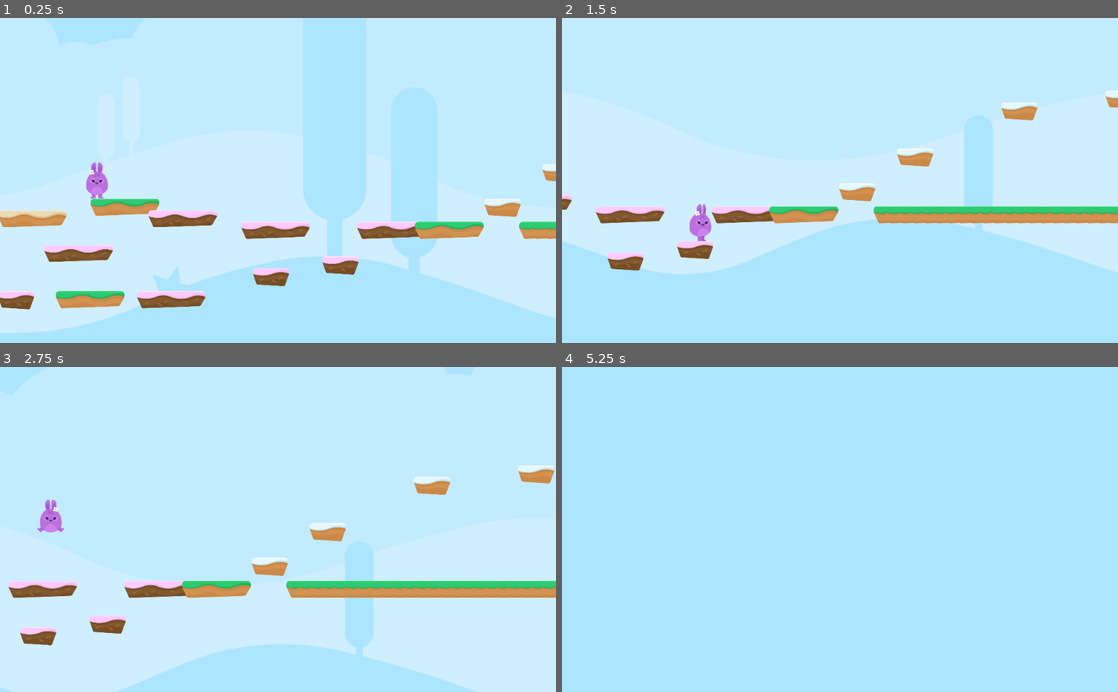
Above: before the commit, frames 1-4 (two rows, left to right).
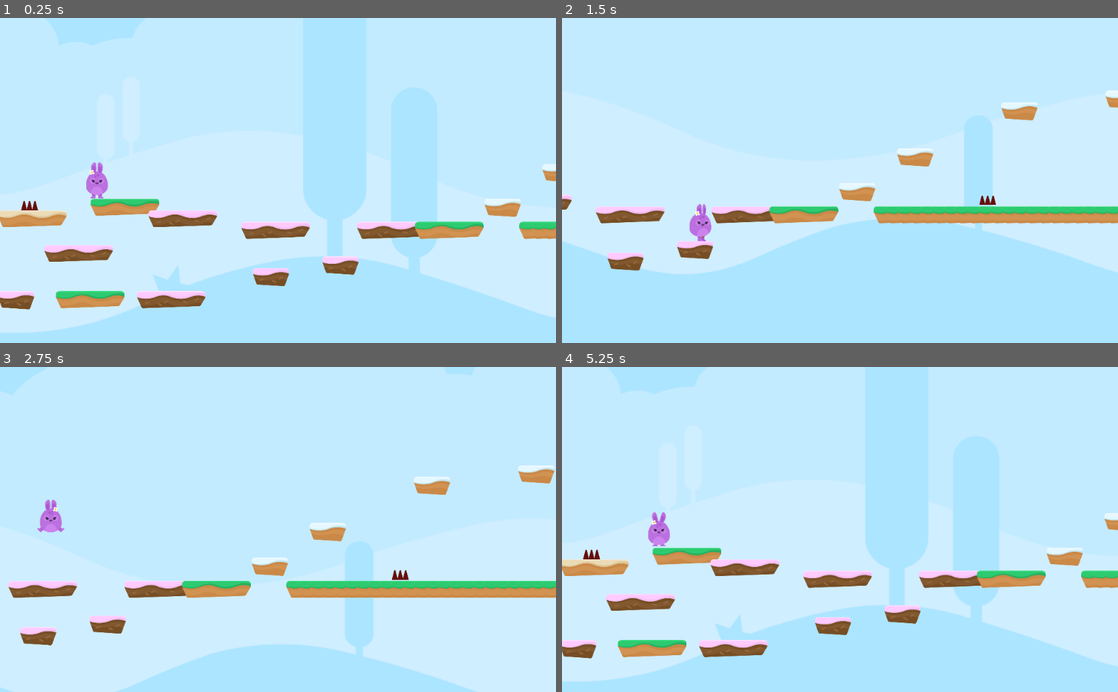
Above: after the commit, the same moments.

Repository: adammcclenaghan/HoppyDays
Game: Godot game, scene res://Levels/Level1.tscn
Same seed, same stepped clock (60 frames per second), same inputs: the game is played once before the commit and once after it.
Inputs (mouse positions are in pixels of both pictures, inside the frame that each line leads up to):
- Up to frame 1 (0.25 s): no input
- Up to frame 2 (1.5 s): hold W (jump) 0.53-1.28 s; hold D (right) from 0.53 s (still down); tap W (jump) at 1.35 s
- Up to frame 3 (2.75 s): tap W (jump) at 1.52, 1.82 s; release D (right) at 2.03 s; hold A (left) from 2.03 s (still down); hold W (jump) from 2.03 s (still down)
- Up to frame 4 (5.25 s): release W (jump) at 2.78 s; tap W (jump) at 2.85, 3.02, 3.32, 4.35, 4.52, 4.82 s; hold W (jump) 3.53-4.28 s; release A (left) at 4.28 s; hold D (right) 4.28-5 s; click (934, 575) at 5.02 s

The runs differ from the first frame. In frame 1, less than 0.1% of the frame differs, in the area x 3-7%, y 56-60%; in frame 2, less than 0.1%; in frame 3, less than 0.1%; in frame 4, 37%, in the area x 0-100%, y 17-97%.

Commit message:
Hazards, sounds and game over

Diff:
--- /dev/null
+++ b/Hazards/Hazards.gd
@@ -0,0 +1,7 @@
+extends Area2D
+
+
+
+func _on_SpikeTop_body_entered(body):
+	if body.has_method("hurt"):
+		body.hurt()
--- /dev/null
+++ b/Hazards/SpikeTop.tscn
@@ -0,0 +1,16 @@
+[gd_scene load_steps=3 format=2]
+
+[ext_resource path="res://Hazards/Hazards.gd" type="Script" id=1]
+[ext_resource path="res://GFX/Environment/spikes_top.png" type="Texture" id=2]
+
+[node name="SpikeTop" type="Area2D"]
+modulate = Color( 0.443137, 0.0588235, 0.0470588, 1 )
+collision_layer = 4
+script = ExtResource( 1 )
+
+[node name="Sprite" type="Sprite" parent="."]
+texture = ExtResource( 2 )
+
+[node name="CollisionPolygon2D" type="CollisionPolygon2D" parent="."]
+polygon = PoolVector2Array( 1.0271, -25.0921, 14.8122, 16.8377, 26.8742, -26.8152, 32.0436, -25.6664, 46.9775, 27.1765, -48.3696, 27.1765, -34.0101, -26.2408, -27.6919, -26.8152, -15.0555, 17.9865, -3.56794, -26.8152 )
+[connection signal="body_entered" from="." to="." method="_on_SpikeTop_body_entered"]
--- /dev/null
+++ b/Levels/GameOver.gd
@@ -0,0 +1,6 @@
+extends Control
+
+
+
+func _on_RestartButton_pressed():
+	get_tree().change_scene("res://Levels/Level1.tscn") # Replace with function body.
--- /dev/null
+++ b/Levels/GameOver.tscn
@@ -0,0 +1,64 @@
+[gd_scene load_steps=7 format=2]
+
+[ext_resource path="res://Levels/GameOver.gd" type="Script" id=1]
+[ext_resource path="res://GFX/Background/bg_layer1.png" type="Texture" id=2]
+[ext_resource path="res://Fonts/candles_.ttf" type="DynamicFontData" id=3]
+[ext_resource path="res://GFX/HUD/lifes.png" type="Texture" id=4]
+
+[sub_resource type="DynamicFont" id=1]
+size = 128
+use_filter = true
+font_data = ExtResource( 3 )
+
+[sub_resource type="DynamicFont" id=2]
+size = 64
+font_data = ExtResource( 3 )
+
+[node name="GameOver" type="Control"]
+anchor_right = 1.0
+anchor_bottom = 1.0
+script = ExtResource( 1 )
+
+[node name="TextureRect" type="TextureRect" parent="."]
+anchor_right = 1.0
+anchor_bottom = 1.0
+texture = ExtResource( 2 )
+expand = true
+
+[node name="CenterContainer" type="CenterContainer" parent="."]
+anchor_right = 1.0
+anchor_bottom = 1.0
+
+[node name="VBoxContainer" type="VBoxContainer" parent="CenterContainer"]
+margin_left = 125.0
+margin_top = 175.0
+margin_right = 898.0
+margin_bottom = 425.0
+
+[node name="Label" type="Label" parent="CenterContainer/VBoxContainer"]
+margin_right = 773.0
+margin_bottom = 164.0
+custom_fonts/font = SubResource( 1 )
+custom_colors/font_color = Color( 0, 0, 0, 1 )
+text = "Game Over!"
+
+[node name="HBoxContainer" type="HBoxContainer" parent="CenterContainer/VBoxContainer"]
+margin_top = 168.0
+margin_right = 773.0
+margin_bottom = 250.0
+alignment = 1
+
+[node name="Label" type="Label" parent="CenterContainer/VBoxContainer/HBoxContainer"]
+margin_left = 188.0
+margin_right = 528.0
+margin_bottom = 82.0
+custom_fonts/font = SubResource( 2 )
+custom_colors/font_color = Color( 0, 0, 0, 1 )
+text = "Try Again"
+
+[node name="RestartButton" type="TextureButton" parent="CenterContainer/VBoxContainer/HBoxContainer"]
+margin_left = 532.0
+margin_right = 584.0
+margin_bottom = 82.0
+texture_normal = ExtResource( 4 )
+[connection signal="pressed" from="CenterContainer/VBoxContainer/HBoxContainer/RestartButton" to="." method="_on_RestartButton_pressed"]
--- a/Levels/Level1.tscn
+++ b/Levels/Level1.tscn
@@ -1,7 +1,9 @@
-[gd_scene load_steps=3 format=2]
+[gd_scene load_steps=5 format=2]
 
 [ext_resource path="res://Player/Player.tscn" type="PackedScene" id=1]
 [ext_resource path="res://Levels/Tileset.tres" type="TileSet" id=2]
+[ext_resource path="res://Hazards/SpikeTop.tscn" type="PackedScene" id=3]
+[ext_resource path="res://SFX/Summer_Park.ogg" type="AudioStream" id=4]
 
 [node name="Level1" type="Node2D"]
 
@@ -14,3 +16,16 @@
 collision_layer = 2
 format = 1
 tile_data = PoolIntArray( -262078, 7, 0, -196551, 7, 0, -65448, 5, 0, 70, 6, 0, 65584, 7, 0, 65616, 6, 0, 131188, 4, 0, …(1499 unchanged characters)…
+
+[node name="Hazards" type="Node2D" parent="."]
+editor/display_folded = true
+
+[node name="SpikeTop" parent="Hazards" instance=ExtResource( 3 )]
+position = Vector2( 239, 294 )
+
+[node name="SpikeTop2" parent="Hazards" instance=ExtResource( 3 )]
+position = Vector2( 3573.77, 351.2 )
+
+[node name="BGM" type="AudioStreamPlayer" parent="."]
+stream = ExtResource( 4 )
+autoplay = true
--- a/Player/Player.gd
+++ b/Player/Player.gd
@@ -6,6 +6,9 @@
 const UP = Vector2(0,-1)
 const DOWN = Vector2(0,1)
 const JUMP_SPEED = 3500
+const WORLD_LIMIT = 4000
+
+var lives = 3
 
 signal animate
 
@@ -28,9 +31,12 @@
 func jump():
 	if Input.is_action_pressed("jump") and is_on_floor():
 		motion.y -= JUMP_SPEED
-
+		$AudioStreamPlayer.stream = load("res://SFX/jump1.ogg")
+		$AudioStreamPlayer.play()
 
 func apply_gravity():
+	if position.y > WORLD_LIMIT:
+		end_game()
 	if is_on_floor():
 		motion.y = 0
 	elif is_on_ceiling():
@@ -41,3 +47,16 @@
 
 func animate():
 	emit_signal("animate", motion)
+
+func end_game():
+	get_tree().change_scene("res://Levels/GameOver.tscn")
+
+func hurt():
+	position.y -= 1 # Set player to not be n ground to not compete with is_on_floor()
+	yield(get_tree(), "idle_frame") # Wait for one frame
+	motion.y -= JUMP_SPEED # Visual cue for player
+	lives -= 1
+	$AudioStreamPlayer.stream = load("res://SFX/pain.ogg")
+	$AudioStreamPlayer.play()
+	if lives <= 0:
+		end_game()
--- a/Player/Player.tscn
+++ b/Player/Player.tscn
@@ -6,6 +6,7 @@
 [ext_resource path="res://GFX/Background/bg_layer2.png" type="Texture" id=4]
 [ext_resource path="res://GFX/Background/bg_layer3.png" type="Texture" id=5]
 [ext_resource path="res://GFX/Background/bg_layer4.png" type="Texture" id=6]
+[ext_resource path="res://SFX/jump1.ogg" type="AudioStream" id=7]
 
 [sub_resource type="CapsuleShape2D" id=1]
 radius = 66.0
@@ -13,6 +14,7 @@
 
 [node name="Player" type="KinematicBody2D"]
 position = Vector2( 606.607, 302.869 )
+collision_mask = 6
 script = ExtResource( 1 )
 __meta__ = {
 "_edit_group_": true
@@ -73,4 +75,7 @@
 margin_right = 40.0
 margin_bottom = 40.0
 texture = ExtResource( 6 )
+
+[node name="AudioStreamPlayer" type="AudioStreamPlayer" parent="."]
+stream = ExtResource( 7 )
 [connection signal="animate" from="." to="PlayerAnimation" method="_on_Player_animate"]
--- a/project.godot
+++ b/project.godot
@@ -42,6 +42,7 @@
 
 2d_physics/layer_1="Player"
 2d_physics/layer_2="Terrain"
+2d_physics/layer_3="Hazards"
 
 [rendering]
 
Not shown: 1 places in Player/Player.tscn that only renumber resources
Not shown, changed: SFX/jump1.ogg.import
Not shown, changed: SFX/pain.ogg.import
